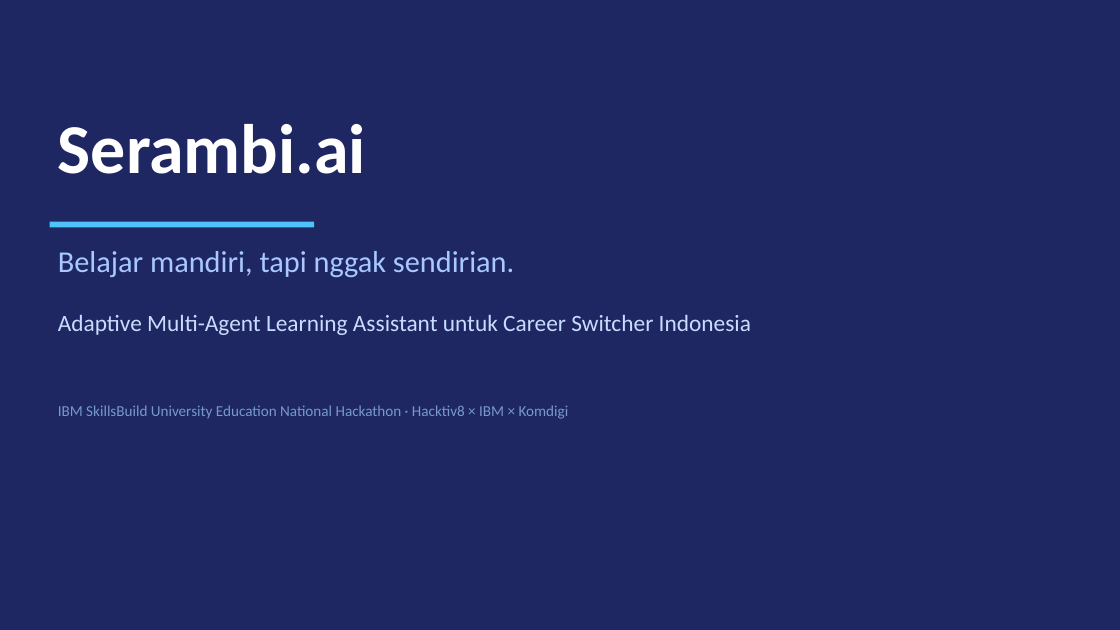
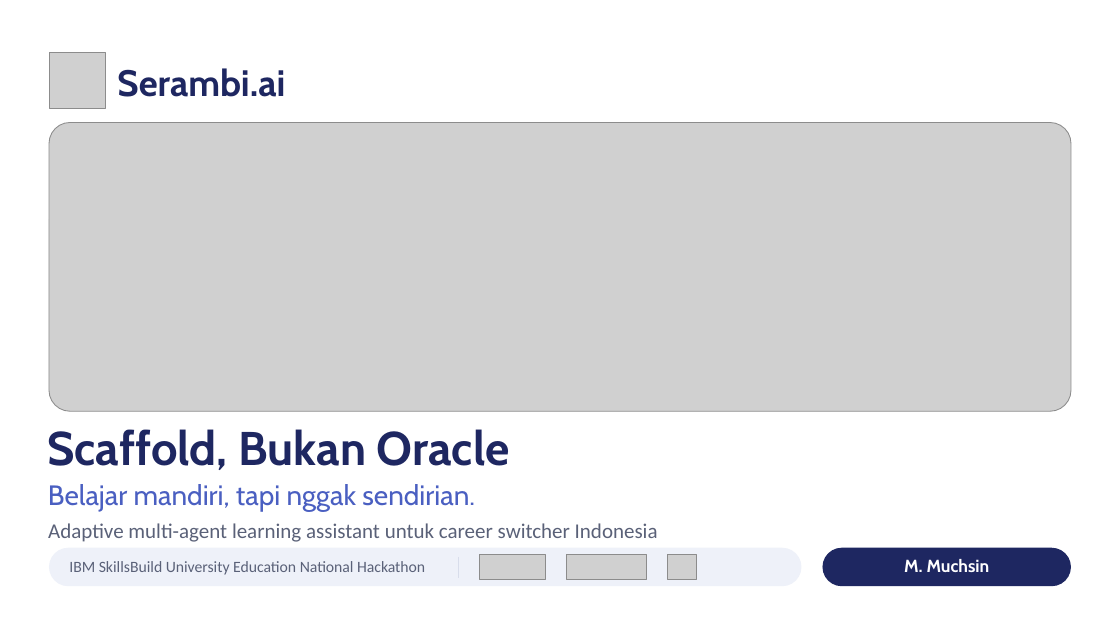
Before and after one commit to mmuchsin/serambi-ai, a slide deck: slide 1 of slides/serambi-pitch-deck.pptx. Drawn at 1120x630 pixels with LibreOffice and Linux fonts; fonts in the diff are those of the drawing; grey boxes stand for pictures. Boxes give left, top, right and bottom in pixels: in the first picture for what was removed or moved away, otherwise in the second. Text is boxed around its words. In the diff, an @@ line names an element or a change of style, - is before the commit and + after.

```diff
--- a/slides/serambi-pitch-deck.pptx
+++ b/slides/serambi-pitch-deck.pptx
@@ background #1E2761 to #FFFFFF @@
@@ picture added at box(49, 52, 105, 108) @@
@@ text "Serambi.ai": place and size @@
-text "Serambi.ai" at box(58, 124, 366, 174)
+text "Serambi.ai" at box(117, 68, 285, 97)
@@ text "Serambi.ai" at box(117, 68, 285, 97): size 60 to 31.5 pt, font Calibri to Cabin, text colour #FFFFFF to #1E2761 @@
@@ picture added at box(49, 123, 1071, 412) @@
@@ rectangle removed at box(50, 222, 314, 228) @@
@@ text added at box(47, 429, 510, 470), 40.5 pt, text #1E2761, bold @@
+Scaffold, Bukan Oracle
@@ text "Belajar mandiri, tapi nggak sendirian.": place and size @@
-text "Belajar mandiri, tapi nggak sendirian." at box(58, 251, 514, 277)
+text "Belajar mandiri, tapi nggak sendirian." at box(48, 484, 475, 511)
@@ text "Belajar mandiri, tapi nggak sendirian." at box(48, 484, 475, 511): size 26 to 24 pt, font Calibri to Cabin, text colour #A8C8FF to #4A5FC1 @@
@@ text at box(48, 523, 658, 542): text changed; size 20 to 18 pt; text colour #C8DCFF to #5A6178 @@
-Adaptive Multi-Agent Learning Assistant untuk Career Switcher Indonesia
+Adaptive multi-agent learning assistant untuk career switcher Indonesia
@@ text at box(69, 561, 425, 575): text changed; size 13 to 13.5 pt; text colour #7799CC to #5A6178 @@
-IBM SkillsBuild University Education National Hackathon · Hacktiv8 × IBM × Komdigi
+IBM SkillsBuild University Education National Hackathon
@@ group added at box(49, 548, 802, 586): 3 pictures, 1 rounded rectangle, 1 freeform shape @@
@@ rounded rectangle added at box(823, 548, 1071, 586), fill #1E2761 @@
@@ text added at box(904, 559, 990, 572), 15 pt, text #FFFFFF, bold @@
+M. Muchsin
```
Also in this commit, not shown: 9 other slides changed, 1 slide added, 1 slide removed, 13 other files.
